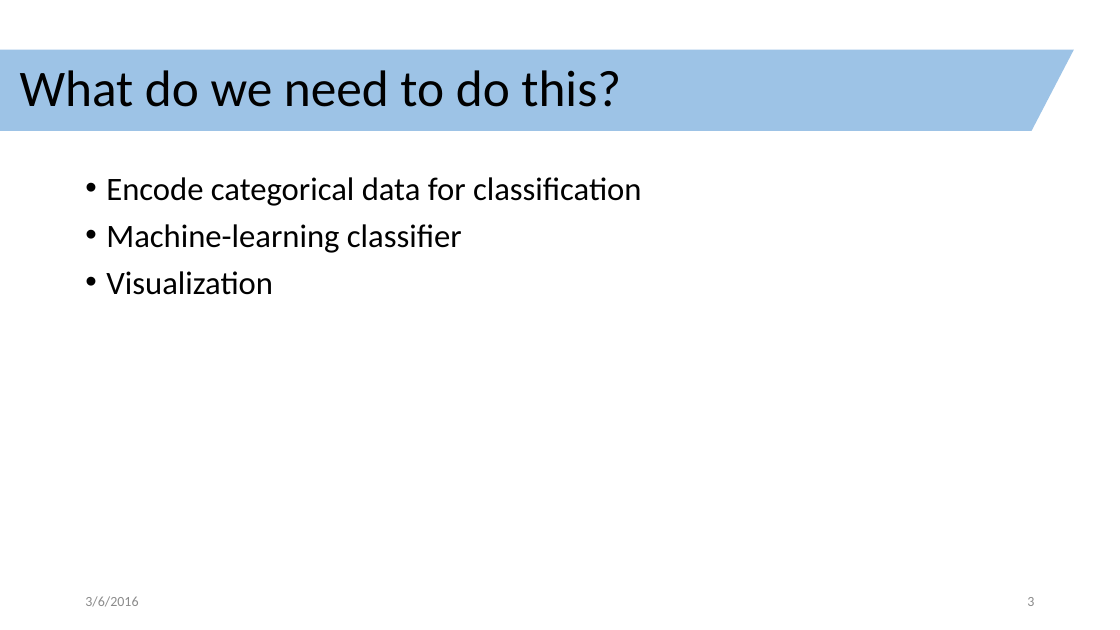
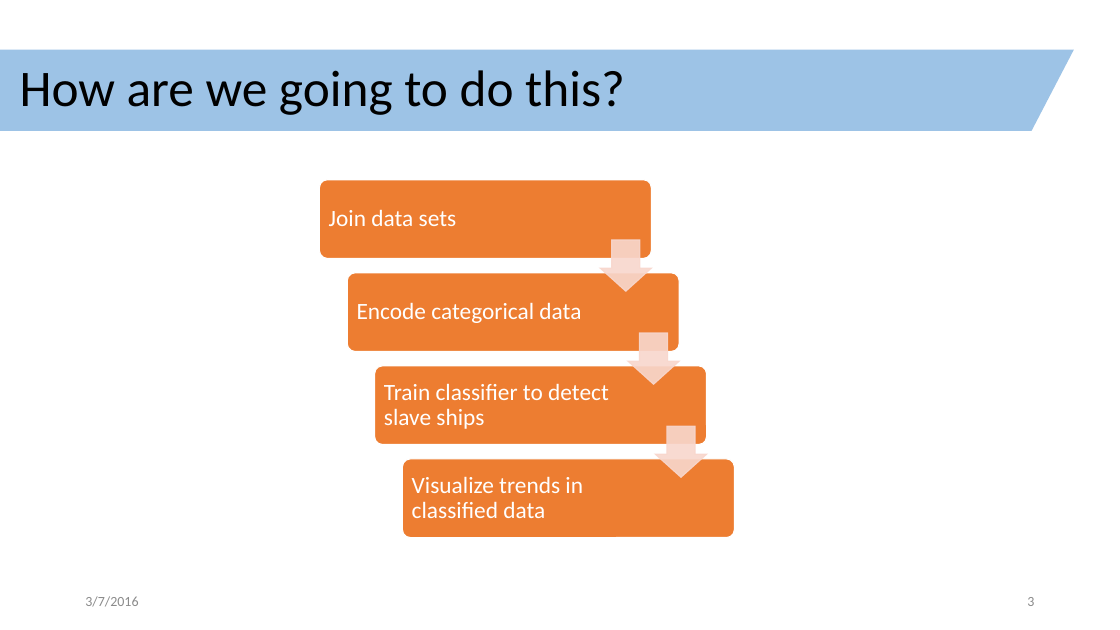
Before and after one commit to clarka34/exploringShipLogbooks, a slide deck: slide 3 of technology_review/technology_review.pptx. Drawn at 1120x630 pixels with LibreOffice and Linux fonts; fonts in the diff are those of the drawing. Boxes give left, top, right and bottom in pixels: in the first picture for what was removed or moved away, otherwise in the second. Text is boxed around its words. In the diff, an @@ line names an element or a change of style, - is before the commit and + after.

Commit message:
added draft classification slides

```diff
--- a/technology_review/technology_review.pptx
+++ b/technology_review/technology_review.pptx
@@ title at box(20, 70, 625, 115): text changed @@
-What do we need to do this?
+How are we going to do this?
@@ text removed at box(106, 177, 642, 295) @@
-• Encode categorical data for classification
-• Machine-learning classifier
-• Visualization
@@ group added at box(319, 180, 734, 538): 4 rounded rectangles, 4 texts, 3 down arrows @@
+Join data sets
+Encode categorical data
+Train classifier to detect slave ships
+Visualize trends in classified data
@@ text at box(85, 596, 138, 607): text changed @@
-3/6/2016
+3/7/2016
```
Also in this commit, not shown: 5 other slides changed, 4 slides added.
